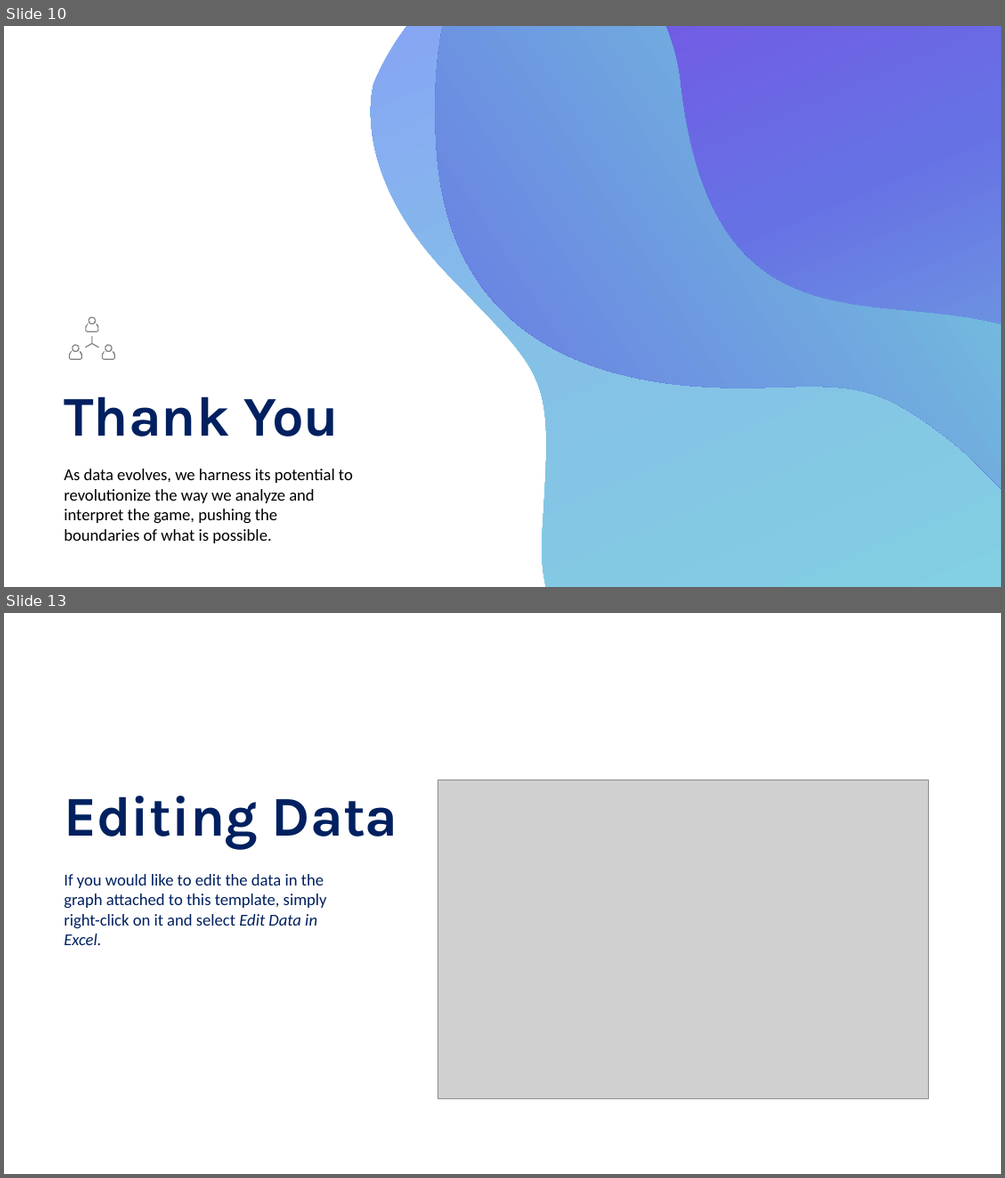
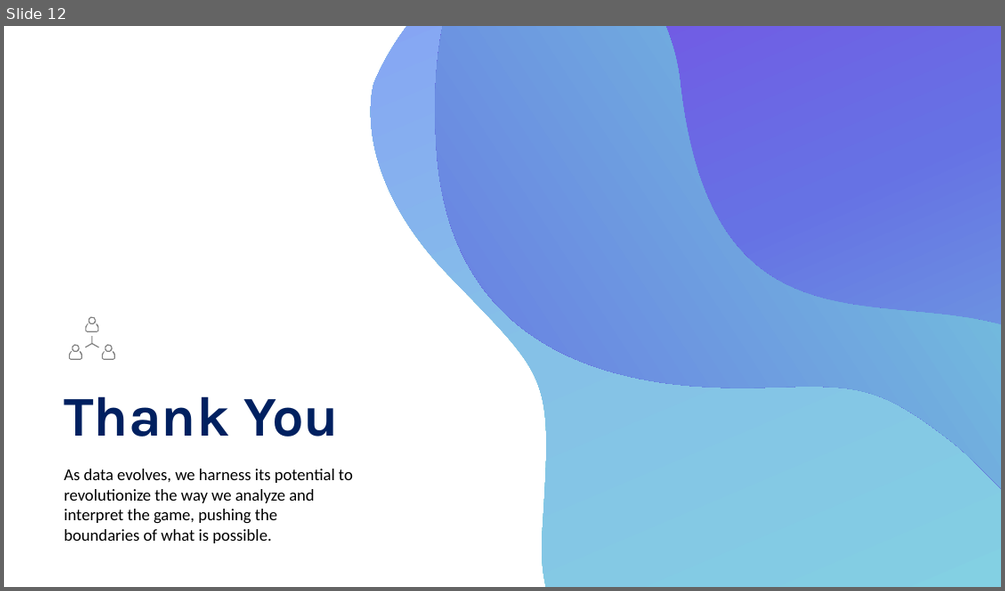
Before and after one commit to CherSmith39/Sports-Gambling, a slide deck: Practice Presentation.pptx. Shown one above the other, each under a label of ours: slides 10 and 13 before the commit, slide 12 after it; the slides between them are not shown. The pictures are 1005x1178 and 1005x591 pixels, drawn with LibreOffice and Linux fonts; fonts in the diff are those of the drawing; grey boxes stand for pictures. Boxes give left, top, right and bottom in pixels: in the first picture for what was removed or moved away, otherwise in the second. Text is boxed around its words. In the diff, an @@ line names an element or a change of style, - is before the commit and + after.

```diff
--- a/Practice Presentation.pptx
+++ b/Practice Presentation.pptx
@@ slide 13 removed at <box>4,613,1001,1174</box>, background #FFFFFF @@
@@ text removed at <box>64,795,398,850</box> @@
-Editing Data
@@ picture removed at <box>437,780,928,1098</box> @@
@@ text removed at <box>64,874,327,945</box> @@
-If you would like to edit the data in the graph attached to this template, simply right-click on it and select Edit Data in Excel.
@@ what was slide 10 is now slide 12 @@
```
Also in this commit, not shown: 3 slides changed, 3 slides added, 3 other slides removed.
